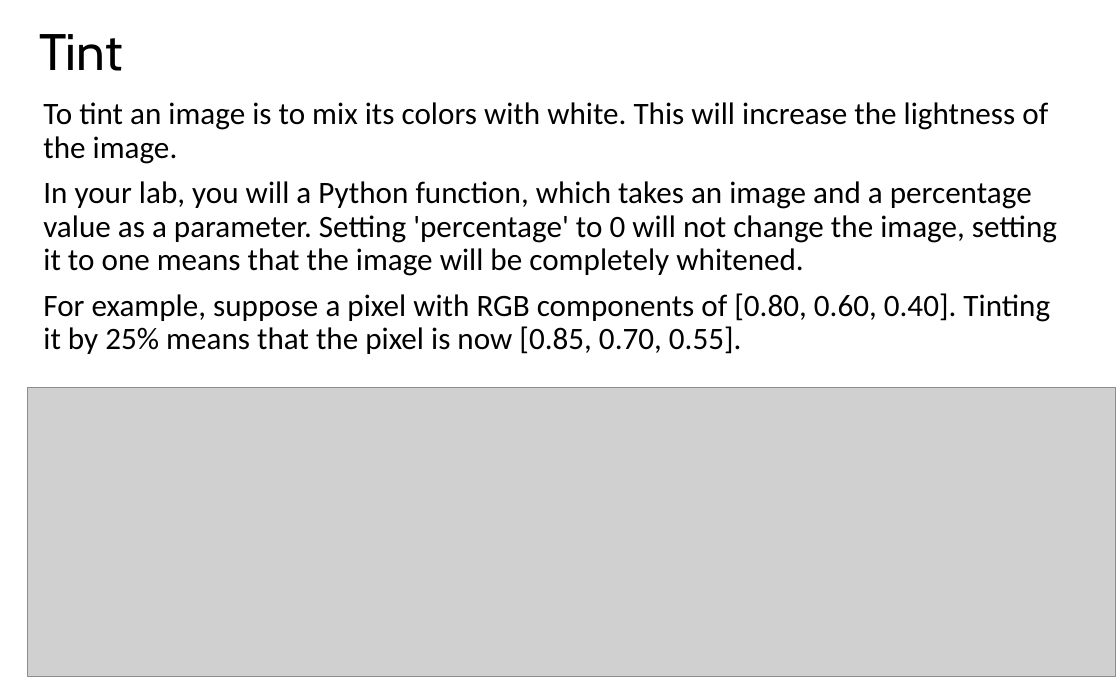
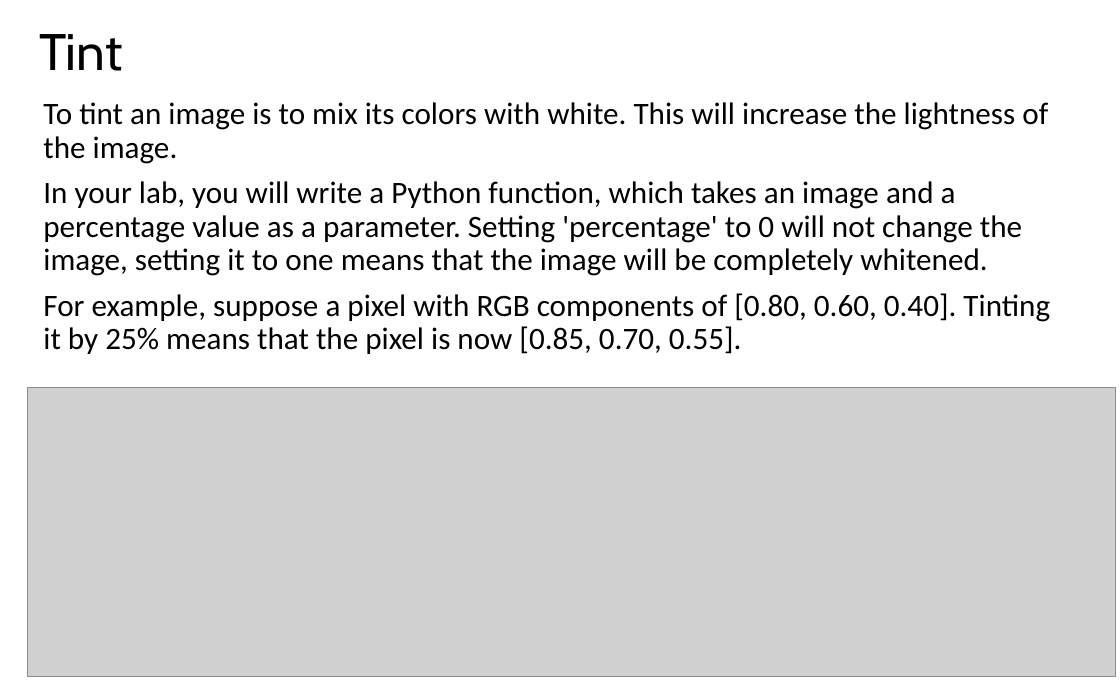
Before and after one commit to LongBaoNguyen/longbaonguyen.github.io, a slide deck: slide 30 of courses/apcsp/lect14.pptx. Drawn at 1120x700 pixels with LibreOffice and Linux fonts; fonts in the diff are those of the drawing; grey boxes stand for pictures. Boxes give left, top, right and bottom in pixels: in the first picture for what was removed or moved away, otherwise in the second. Text is boxed around its words. In the diff, an @@ line names an element or a change of style, - is before the commit and + after.

Commit message:
l14

```diff
--- a/courses/apcsp/lect14.pptx
+++ b/courses/apcsp/lect14.pptx
@@ text at <box>43,181,1022,276</box>: text changed @@
-In your lab, you will a Python function, which takes an image and a percentage value as a parameter. Setting 'percentage' to 0 will not change the image, setting it to one means that the image will be completely whitened.
+In your lab, you will write a Python function, which takes an image and a percentage value as a parameter. Setting 'percentage' to 0 will not change the image, setting it to one means that the image will be completely whitened.
```
Also in this commit, not shown: 4 other slides changed.
